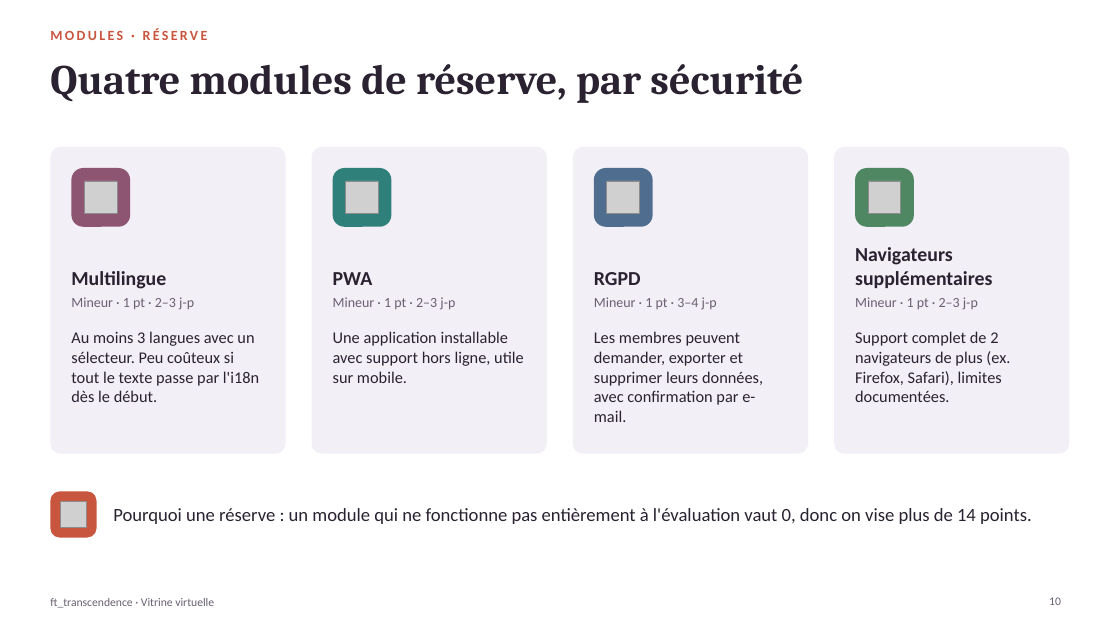
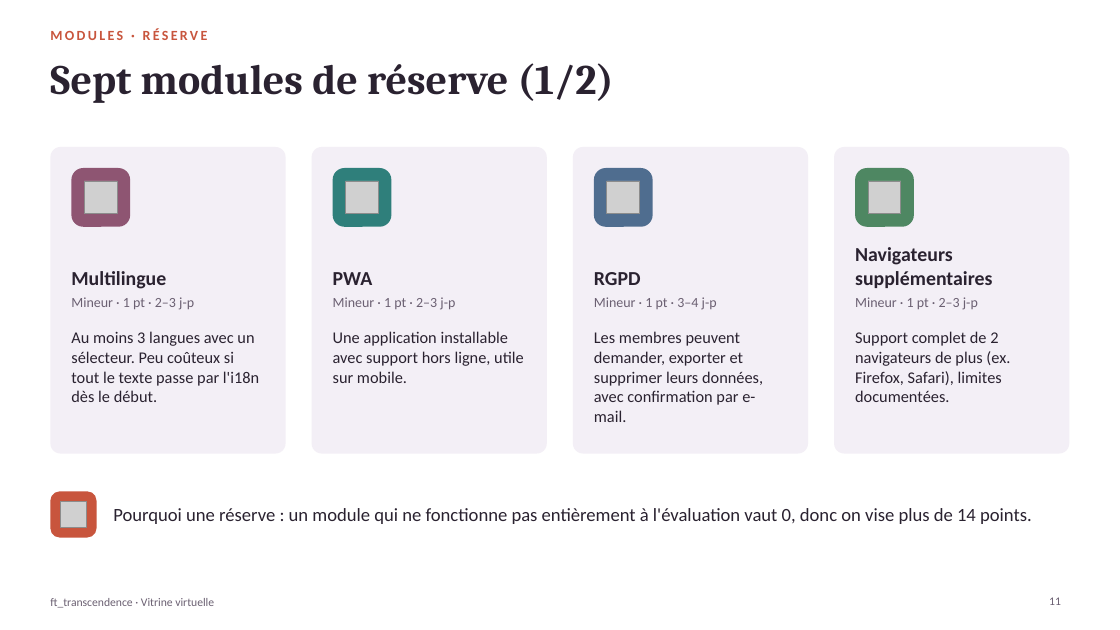
Before and after one commit to Komorebi-32/Transcendance, a slide deck: slide 11 of documentation/slides/showcase_room_overview_fr.pptx (slide 10 before the commit). Drawn at 1120x630 pixels with LibreOffice and Linux fonts; fonts in the diff are those of the drawing; grey boxes stand for pictures. Boxes give left, top, right and bottom in pixels: in the first picture for what was removed or moved away, otherwise in the second. Text is boxed around its words. In the diff, an @@ line names an element or a change of style, - is before the commit and + after.

```diff
--- a/documentation/slides/showcase_room_overview_fr.pptx
+++ b/documentation/slides/showcase_room_overview_fr.pptx
@@ title at <box>50,63,614,103</box>: text changed @@
-Quatre modules de réserve, par sécurité
+Sept modules de réserve (1/2)
@@ page number at <box>1049,597,1061,605</box>: text changed @@
-10
+11
```
Also in this commit, not shown: 5 other slides changed, 4 slides added, 2 slides removed, 6 other files.
